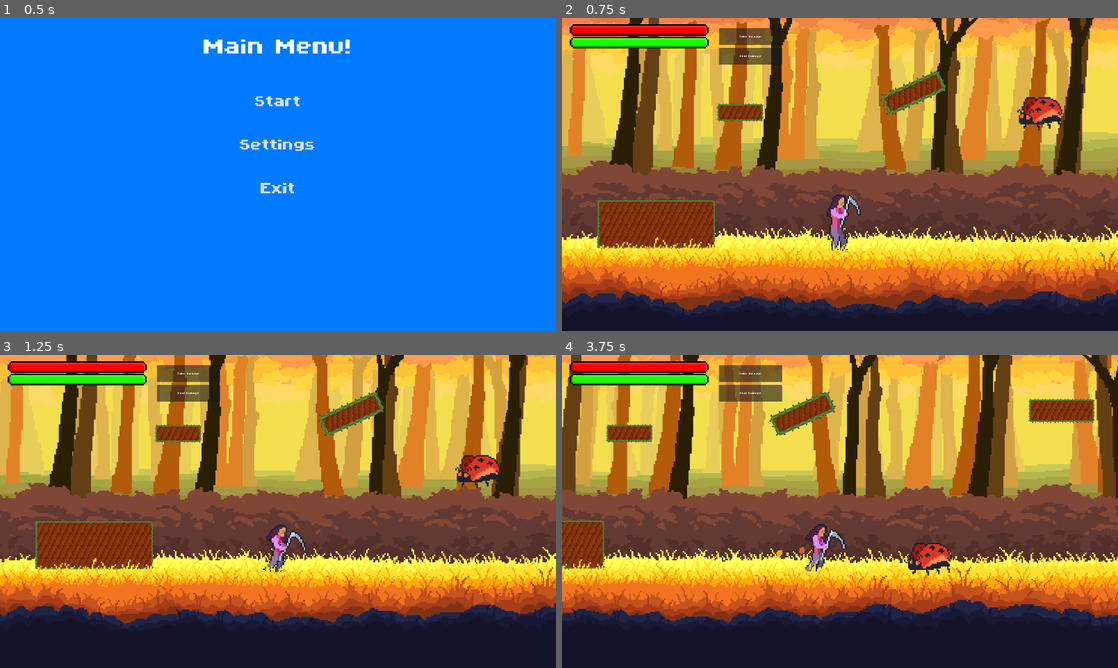
Above: before the commit, frames 1-4 (two rows, left to right).
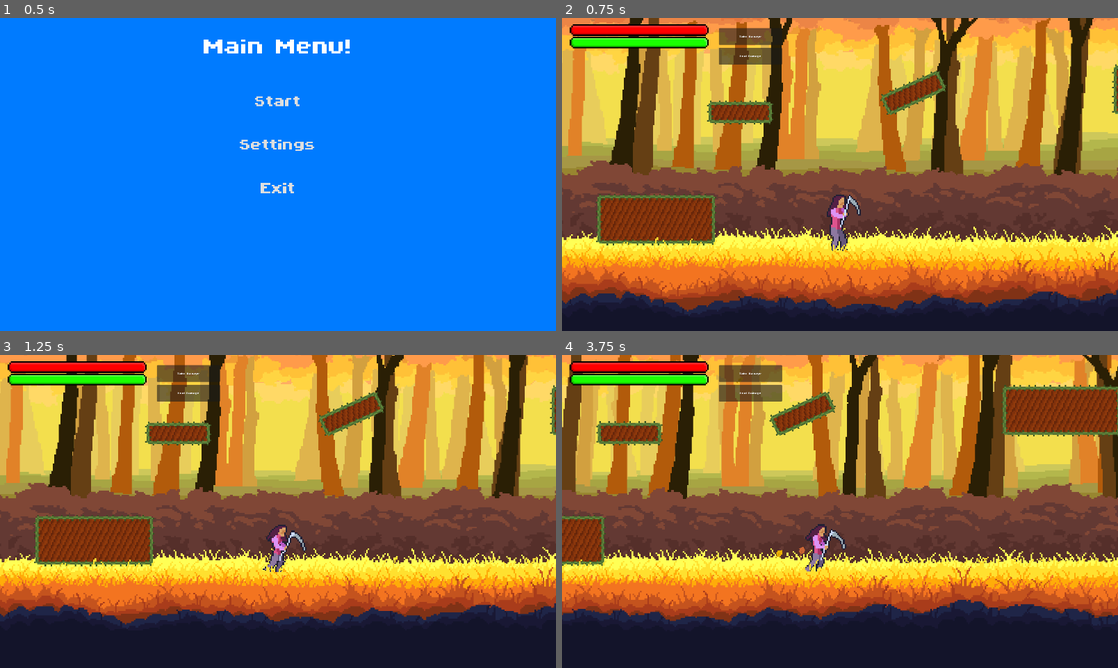
Above: after the commit, the same moments.

Repository: LordRevan36/software_development_platformer
Game: Godot game, scene res://Levels/MainMenu/Menus.tscn
Two runs of this game, one before a commit and one after it. Both use one fixed random seed, a clock stepped at 60 frames per second and the inputs below.
Inputs (mouse positions are in pixels of both pictures, inside the frame that each line leads up to):
- Up to frame 1 (0.5 s): no input
- Up to frame 2 (0.75 s): click "Start" at 0.5 s
- Up to frame 3 (1.25 s): no input
- Up to frame 4 (3.75 s): tap Enter at 1.25 s; move the mouse to (962, 495) at 1.27 s; hold D (Right) 1.28-2 s; tap K (Attack) at 1.35, 2.85 s; click (962, 495) at 1.42 s; drag from (728, 527) to (990, 561) at 2.02 s; move the mouse to (895, 442) at 2.77 s; hold D (Right) 2.78-3.5 s; drag from (812, 574) to (673, 464) at 3.52 s

Frame 1 is identical in both runs. In frame 2, 2.2% of the frame differs, in the area x 6-100%, y 14-74%; in frame 3, 2.3%; in frame 4, 4.0%, in the area x 0-100%, y 9-71%.

Commit message:
Update main_menu.gd

Diff:
--- a/software-development-platformer/Levels/MainMenu/main_menu.gd
+++ b/software-development-platformer/Levels/MainMenu/main_menu.gd
@@ -13,7 +13,7 @@
 	GlobalUI.shrinkTween(StartButton)
 
 func _on_start_button_pressed() -> void:
-	get_tree().change_scene_to_file("res://Levels/Forest/mainTesting.tscn")
+	get_tree().change_scene_to_file("res://Levels/Forest/main.tscn")
 
 
 #Settings Button functions
